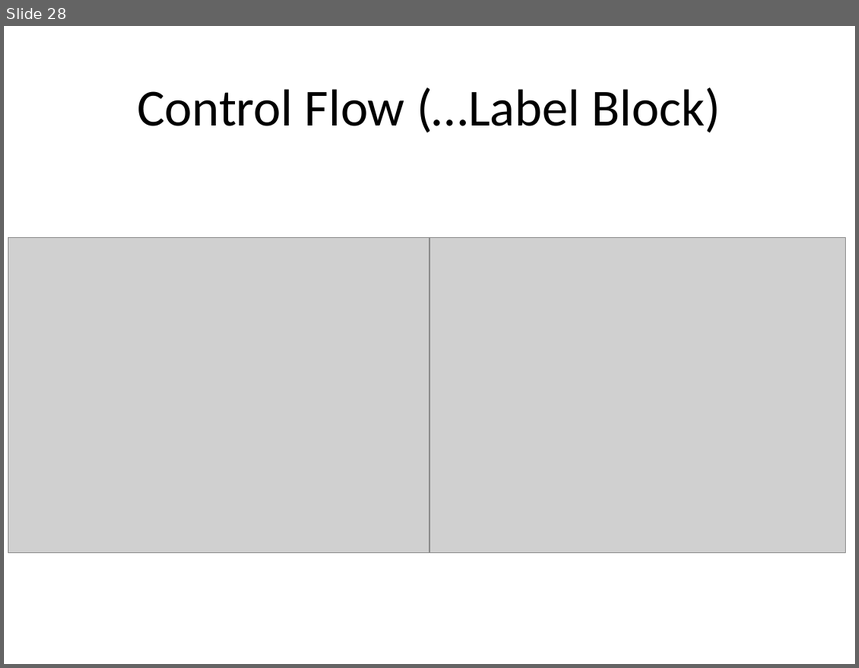
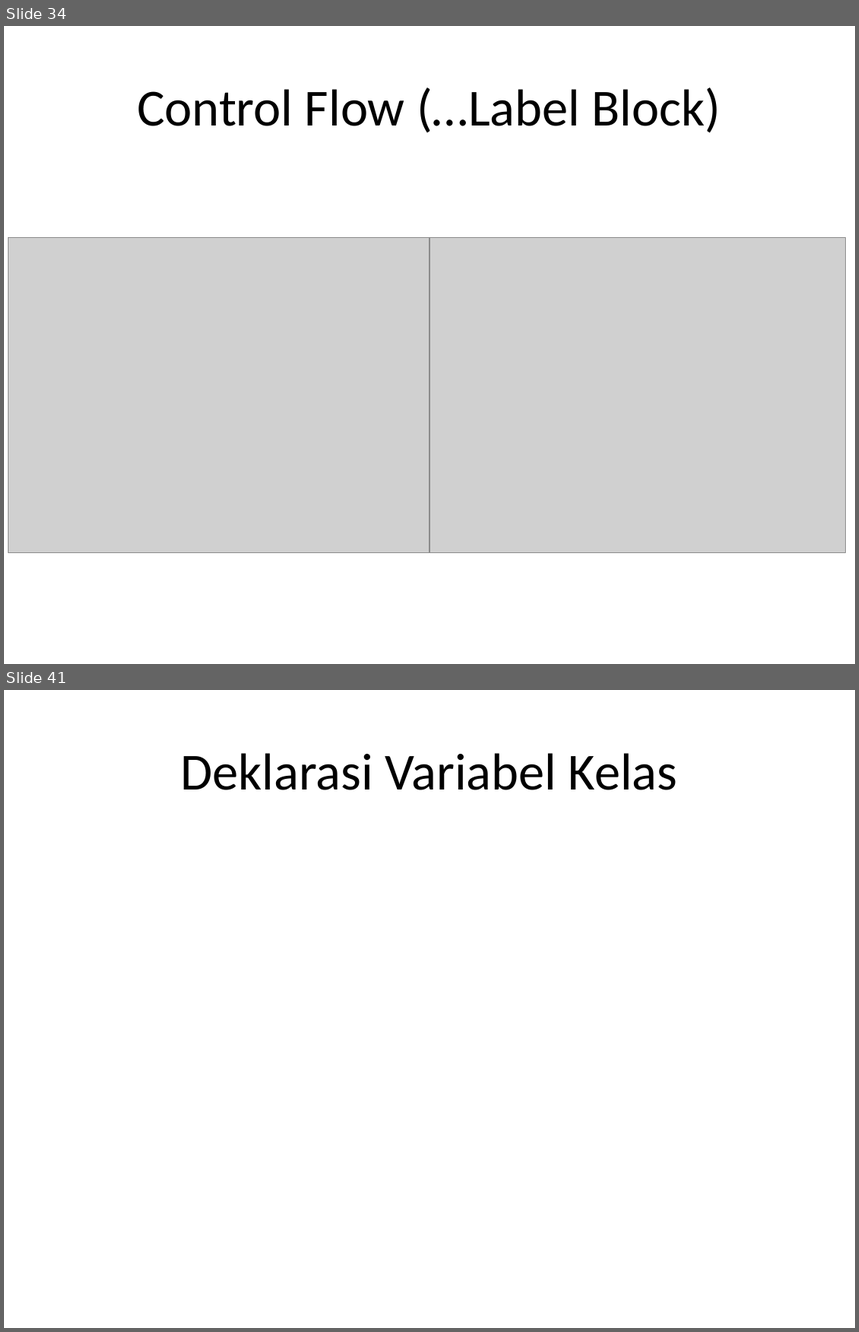
Before and after one commit to milhcbt/oot-aide, a slide deck: src/main/resources/Dasar-Dasar Pemograman Java.pptx. Shown one above the other, each under a label of ours: slide 28 before the commit, slides 34 and 41 after it; the slides between them are not shown. The pictures are 859x668 and 859x1332 pixels, drawn with LibreOffice and Linux fonts; fonts in the diff are those of the drawing; grey boxes stand for pictures. Boxes give left, top, right and bottom in pixels: in the first picture for what was removed or moved away, otherwise in the second. Text is boxed around its words. In the diff, an @@ line names an element or a change of style, - is before the commit and + after.

```diff
--- a/src/main/resources/Dasar-Dasar Pemograman Java.pptx
+++ b/src/main/resources/Dasar-Dasar Pemograman Java.pptx
@@ slide 41 added at (4,690,855,1328), background #FFFFFF @@
@@ title added at (181,753,678,790), 44 pt, text #000000 @@
+Deklarasi Variabel Kelas
@@ what was slide 28 is now slide 34 @@
```
Also in this commit, not shown: 3 slides changed, 11 other slides added.
